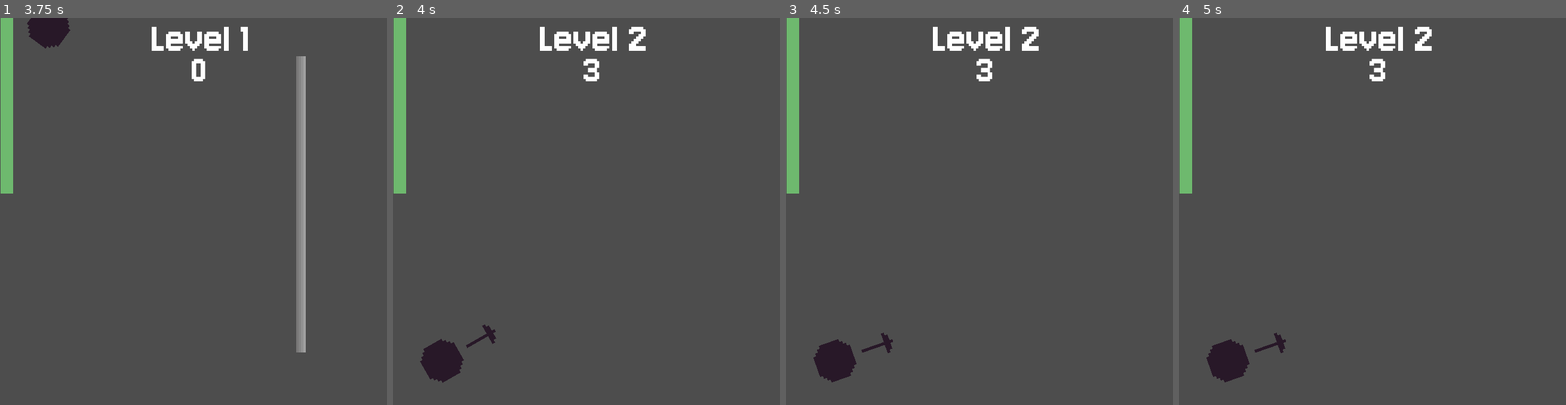
Above: before the commit, frames 1-4 (left to right).
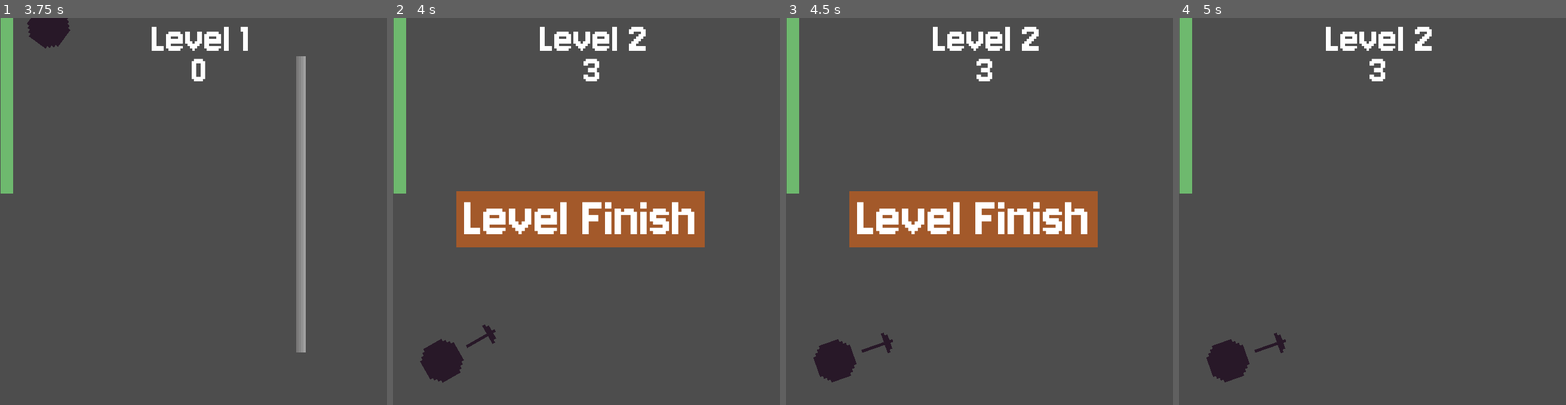
Above: after the commit, the same moments.

Repository: BeeeY/Haven-Bounce-Back
Game: Godot game, scene res://main.tscn
Same seed, same stepped clock (60 frames per second), same inputs: the game is played once before the commit and once after it.
Inputs (mouse positions are in pixels of both pictures, inside the frame that each line leads up to):
- Up to frame 1 (3.75 s): click "Start" at 0.5 s; tap Enter at 1.25 s; move the mouse to (278, 192) at 1.27 s; hold Right 1.28-2.03 s; click (278, 192) at 1.35 s; move the mouse to (116, 230) at 2.02 s; hold Down 2.03-2.78 s; tap Alt at 2.1 s; move the mouse to (232, 126) at 2.77 s; hold Right 2.78-3.53 s; tap Shift at 2.85 s; move the mouse to (174, 288) at 3.52 s; hold Up from 3.53 s (still down); click (174, 288) at 3.6 s
- Up to frame 2 (4 s): keep holding Up
- Up to frame 3 (4.5 s): tap Space at 4.25 s; move the mouse to (1095, 269) at 4.27 s; release Up at 4.28 s; hold Left from 4.28 s (still down); tap Alt at 4.35 s
- Up to frame 4 (5 s): keep holding Left

Frame 1 is identical in both runs. In frame 2, 9.3% of the frame differs, in the area x 16-81%, y 44-60%; in frame 3, 9.3%; in frame 4, nothing differs.

Commit message:
added colorrect to levelfinish

Diff:
--- a/hud.gd
+++ b/hud.gd
@@ -8,6 +8,7 @@
 func _ready() -> void:
 	$Level.hide()
 	$LevelFinish.hide()
+	$LevelFinishBg.hide()
 	$Bounces.hide()
 
 
@@ -31,7 +32,12 @@
 
 func _on_main_next() -> void:
 	level += 1
+	$LevelFinish.show()
+	$LevelFinishBg.show()
 	$Level.text = "Level " + str(level)
+	await get_tree().create_timer(1.0).timeout
+	$LevelFinish.hide()
+	$LevelFinishBg.hide()
 
 ## updates the bounces text
 func _on_ball_bounced() -> void:
--- a/hud.tscn
+++ b/hud.tscn
@@ -50,11 +50,18 @@
 text = "0"
 horizontal_alignment = 1
 
+[node name="LevelFinishBg" type="ColorRect" parent="." unique_id=1652362826]
+offset_left = 106.0
+offset_top = 290.0
+offset_right = 522.0
+offset_bottom = 384.0
+color = Color(1, 0.40392157, 0.023529412, 0.4862745)
+
 [node name="LevelFinish" type="Label" parent="." unique_id=707413732]
-offset_left = 128.0
-offset_top = 299.0
-offset_right = 520.0
-offset_bottom = 407.0
+offset_left = 119.0
+offset_top = 281.0
+offset_right = 510.0
+offset_bottom = 389.0
 theme = ExtResource("2_8sq4i")
 text = "Level Finish"
 horizontal_alignment = 1
